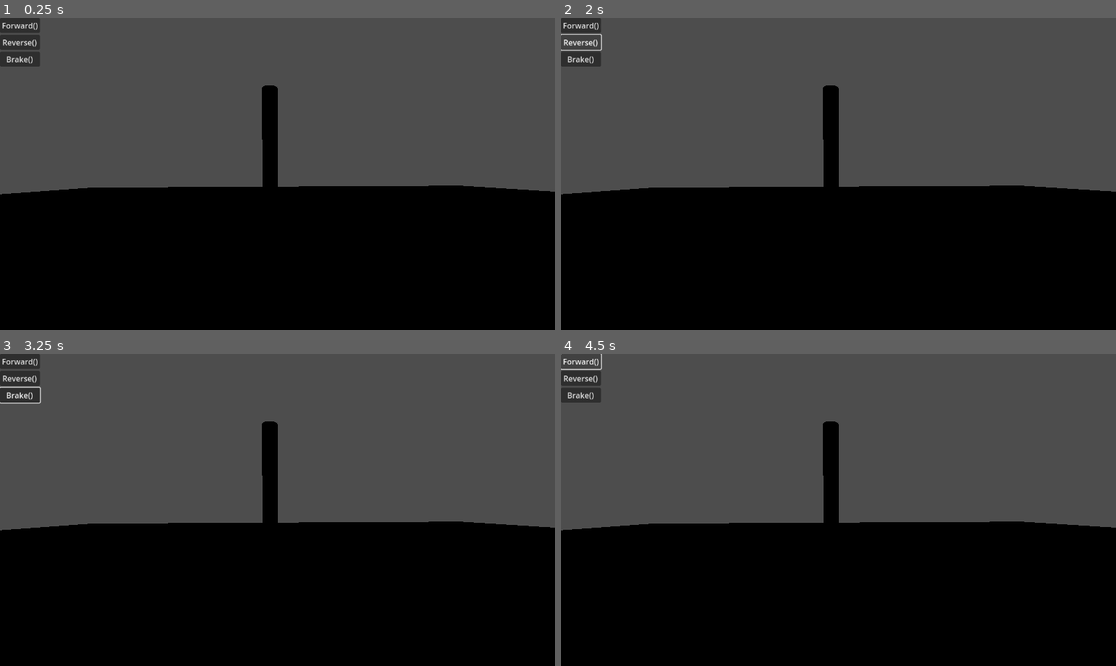
Above: before the commit, frames 1-4 (two rows, left to right).
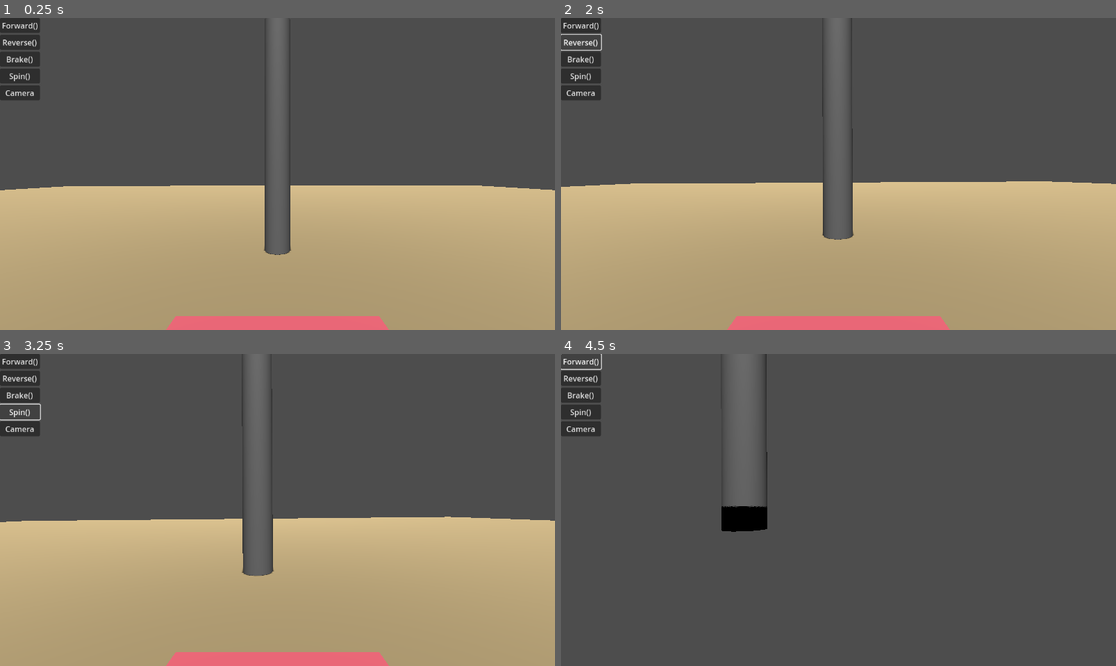
Above: after the commit, the same moments.

Repository: PandorasGit/RoverGame
Game: Godot game, scene res://DevRoom.tscn
The game is run twice, just before and just after one commit, with the same random seed, the same clock (stepped at 60 frames per second) and the same inputs.
Inputs (mouse positions are in pixels of both pictures, inside the frame that each line leads up to):
- Up to frame 1 (0.25 s): no input
- Up to frame 2 (2 s): click "Forward()" at 0.5 s; click "Reverse()" at 1.25 s
- Up to frame 3 (3.25 s): click "Brake()" at 2 s; click (22, 413) at 2.75 s, where only the run after the commit has a clickable "Spin()"
- Up to frame 4 (4.5 s): click (583, 428) at 3.5 s, where only the run after the commit has a clickable "Camera"; click "Forward()" at 4.25 s

The runs differ from the first frame. In frame 1, 48% of the frame differs, in the area x 0-100%, y 0-100%; in frame 2, 49%; in frame 3, 49%; in frame 4, 48%.

Commit message:
Add cam and spin functionality

Diff:
--- a/project/DevRoom.tscn
+++ b/project/DevRoom.tscn
@@ -13,8 +13,8 @@
 material = SubResource("StandardMaterial3D_dqf4j")
 size = Vector3(100, 1, 100)
 
-[sub_resource type="ConvexPolygonShape3D" id="ConvexPolygonShape3D_kjfwr"]
-points = PackedVector3Array(50.7837, 1.88095, 50.7837, -50.7837, -1.29365, -50.7837, -50.7837, 1.88095, -50.7837, 50.7837, -1.29365, -50.7837, -50.7837, -1.29365, 50.7837, -50.7837, 1.88095, 50.7837, 50.7837, 1.88095, -50.7837, 50.7837, -1.29365, 50.7837)
+[sub_resource type="BoxShape3D" id="BoxShape3D_800wt"]
+size = Vector3(100, 1, 110)
 
 [node name="DevRoom" type="Node3D"]
 
@@ -32,12 +32,21 @@
 skeleton = NodePath("../..")
 
 [node name="CollisionShape3D" type="CollisionShape3D" parent="StaticBody3D"]
-shape = SubResource("ConvexPolygonShape3D_kjfwr")
+shape = SubResource("BoxShape3D_800wt")
 
 [node name="debug" parent="." instance=ExtResource("2_7ejls")]
+
+[node name="Camera3D" type="Camera3D" parent="."]
+transform = Transform3D(0.99958, -0.0232739, -0.0172603, 0.0164931, -0.0327602, 0.999327, -0.0238237, -0.999192, -0.0323626, 0, 14.8423, 0)
+
+[node name="DirectionalLight3D" type="DirectionalLight3D" parent="."]
+transform = Transform3D(1, 0, 0, 0, 0.404008, 0.914755, 0, -0.914755, 0.404008, 0, 6.7144, 0)
+shadow_enabled = true
 
 [connection signal="pressed" from="debug/VBoxContainer/Forward" to="rover" method="forward"]
 [connection signal="pressed" from="debug/VBoxContainer/Reverse" to="rover" method="reverse"]
 [connection signal="pressed" from="debug/VBoxContainer/Brake" to="rover" method="brake"]
+[connection signal="pressed" from="debug/VBoxContainer/Spin" to="rover" method="spin"]
+[connection signal="pressed" from="debug/VBoxContainer/Camera" to="rover" method="change_camera"]
 
 [editable path="debug"]
--- a/project/debug.tscn
+++ b/project/debug.tscn
@@ -24,3 +24,11 @@
 [node name="Brake" type="Button" parent="VBoxContainer"]
 layout_mode = 2
 text = "Brake()"
+
+[node name="Spin" type="Button" parent="VBoxContainer"]
+layout_mode = 2
+text = "Spin()"
+
+[node name="Camera" type="Button" parent="VBoxContainer"]
+layout_mode = 2
+text = "Camera"
--- a/project/rover.gd
+++ b/project/rover.gd
@@ -1,20 +1,44 @@
 extends Node3D
 
 
+@onready var rover = $VehicleBody3D
+@onready var frontRightWheel = $VehicleBody3D/FrontRight
+@onready var frontLeftWheel = $VehicleBody3D/FrontLeft
+@onready var middleRightWheel = $VehicleBody3D/MiddleRight
+@onready var middleLeftWheel = $VehicleBody3D/MiddleLeft
+@onready var backRightWheel = $VehicleBody3D/BackRight
+@onready var backLeftWheel = $VehicleBody3D/BackLeft
+var current_cam := 0
+
 func forward():
-	$VehicleBody3D.brake = 0
-	$VehicleBody3D.engine_force = -10
+	rover.brake = 0
+	rover.engine_force = -20
 
 
 func reverse():
-	$VehicleBody3D.brake = 0
-	$VehicleBody3D.engine_force = 10
+	rover.brake = 0
+	rover.engine_force = 20
 
 
 func brake():
-	$VehicleBody3D.engine_force = 0
-	$VehicleBody3D.brake = 0.5
+	rover.engine_force = 0
+	rover.brake = 0.5
 
 
 func spin():
-	pass
+	rover.engine_force = 0
+	frontRightWheel.engine_force = 100
+	middleRightWheel.engine_force = 100
+	backRightWheel.engine_force = 100
+	frontLeftWheel.engine_force = -100
+	middleLeftWheel.engine_force = -100
+	backLeftWheel.engine_force = -100
+
+
+func change_camera():
+	var cams = $VehicleBody3D/Node.get_children()
+	current_cam += 1
+	if current_cam > 2:
+		current_cam = 0
+	cams[current_cam].current = true
+	print(cams[current_cam].name)
--- a/project/rover.tscn
+++ b/project/rover.tscn
@@ -39,11 +39,28 @@
 transform = Transform3D(-4.37114e-08, 1, 0, -1, -4.37114e-08, 0, 0, 0, 1, 0, 0, 0)
 mesh = SubResource("CylinderMesh_7msfv")
 
+[node name="FrontLeft" type="VehicleWheel3D" parent="VehicleBody3D"]
+transform = Transform3D(1, 0, 0, 0, 1, 0, 0, 0, 1, -1.27714, -0.924278, -1.2414)
+use_as_traction = true
+use_as_steering = true
+
+[node name="MeshInstance3D" type="MeshInstance3D" parent="VehicleBody3D/FrontLeft"]
+transform = Transform3D(-4.37114e-08, 1, 0, -1, -4.37114e-08, 0, 0, 0, 1, 0, 0, 0)
+mesh = SubResource("CylinderMesh_7msfv")
+
 [node name="MiddleRight" type="VehicleWheel3D" parent="VehicleBody3D"]
 transform = Transform3D(1, 0, 0, 0, 1, 0, 0, 0, 1, 1.26923, -0.924278, 9.53674e-07)
 use_as_traction = true
 
 [node name="MeshInstance3D" type="MeshInstance3D" parent="VehicleBody3D/MiddleRight"]
+transform = Transform3D(-4.37114e-08, 1, 0, -1, -4.37114e-08, 0, 0, 0, 1, 0, 0, 0)
+mesh = SubResource("CylinderMesh_7msfv")
+
+[node name="MiddleLeft" type="VehicleWheel3D" parent="VehicleBody3D"]
+transform = Transform3D(1, 0, 0, 0, 1, 0, 0, 0, 1, -1.27714, -0.924278, 9.53674e-07)
+use_as_traction = true
+
+[node name="MeshInstance3D" type="MeshInstance3D" parent="VehicleBody3D/MiddleLeft"]
 transform = Transform3D(-4.37114e-08, 1, 0, -1, -4.37114e-08, 0, 0, 0, 1, 0, 0, 0)
 mesh = SubResource("CylinderMesh_7msfv")
 
@@ -56,23 +73,6 @@
 transform = Transform3D(-4.37114e-08, 1, 0, -1, -4.37114e-08, 0, 0, 0, 1, 0, 0, 0)
 mesh = SubResource("CylinderMesh_7msfv")
 
-[node name="FrontLeft" type="VehicleWheel3D" parent="VehicleBody3D"]
-transform = Transform3D(1, 0, 0, 0, 1, 0, 0, 0, 1, -1.27714, -0.924278, -1.2414)
-use_as_traction = true
-use_as_steering = true
-
-[node name="MeshInstance3D" type="MeshInstance3D" parent="VehicleBody3D/FrontLeft"]
-transform = Transform3D(-4.37114e-08, 1, 0, -1, -4.37114e-08, 0, 0, 0, 1, 0, 0, 0)
-mesh = SubResource("CylinderMesh_7msfv")
-
-[node name="MiddleLeft" type="VehicleWheel3D" parent="VehicleBody3D"]
-transform = Transform3D(1, 0, 0, 0, 1, 0, 0, 0, 1, -1.27714, -0.924278, 9.53674e-07)
-use_as_traction = true
-
-[node name="MeshInstance3D" type="MeshInstance3D" parent="VehicleBody3D/MiddleLeft"]
-transform = Transform3D(-4.37114e-08, 1, 0, -1, -4.37114e-08, 0, 0, 0, 1, 0, 0, 0)
-mesh = SubResource("CylinderMesh_7msfv")
-
 [node name="BackLeft" type="VehicleWheel3D" parent="VehicleBody3D"]
 transform = Transform3D(1, 0, 0, 0, 1, 0, 0, 0, 1, -1.27714, -0.924278, 1.32262)
 use_as_traction = true
@@ -82,5 +82,14 @@
 transform = Transform3D(-4.37114e-08, 1, 0, -1, -4.37114e-08, 0, 0, 0, 1, 0, 0, 0)
 mesh = SubResource("CylinderMesh_7msfv")
 
-[node name="Camera3D" type="Camera3D" parent="VehicleBody3D"]
-transform = Transform3D(1, 0, 0, 0, 1, 0, 0, 0, 1, 0.457738, 1.5542, 5.07729)
+[node name="Node" type="Node3D" parent="VehicleBody3D"]
+
+[node name="MastCam" type="Camera3D" parent="VehicleBody3D/Node"]
+transform = Transform3D(1, 0, 0, 0, 1, 0, 0, 0, 1, 0, 1.54757, 0)
+current = true
+
+[node name="GroundCam" type="Camera3D" parent="VehicleBody3D/Node"]
+transform = Transform3D(1, 0, 0, 0, 1, 0, 0, 0, 1, 0, -0.583525, -1.50382)
+
+[node name="SelfieCam" type="Camera3D" parent="VehicleBody3D/Node"]
+transform = Transform3D(1, 0, 0, 0, 0.912377, 0.40935, 0, -0.40935, 0.912377, 0, 2.72464, 4.70931)
